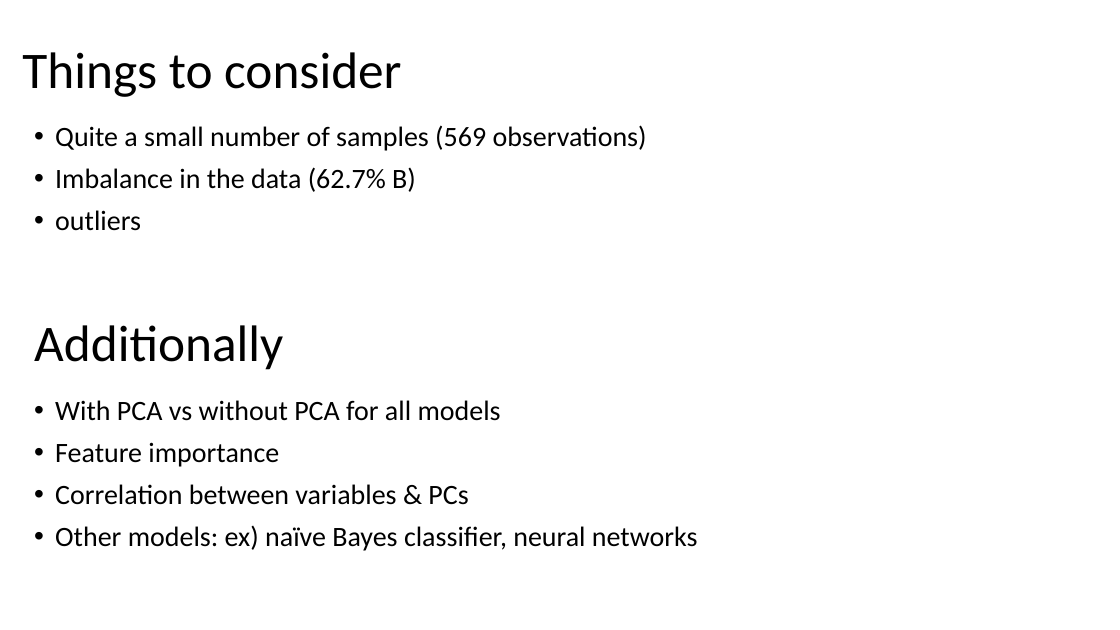
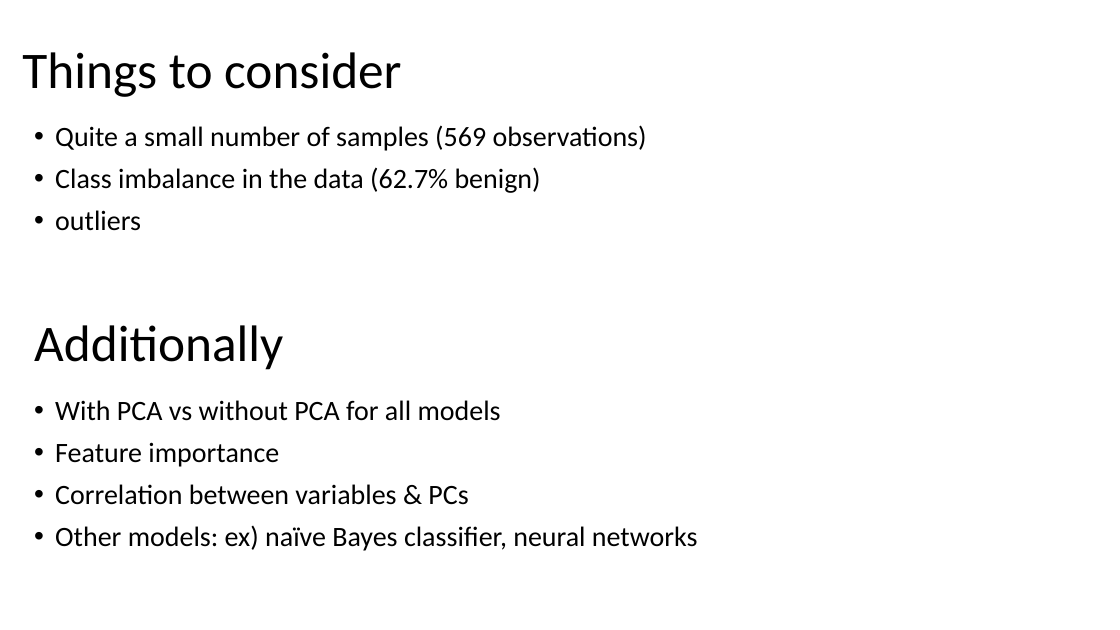
Before and after one commit to yoonichung/BreastCancerPrediction, a slide deck: slide 15 of Team7.pptx. Drawn at 1120x630 pixels with LibreOffice and Linux fonts; fonts in the diff are those of the drawing. Boxes give left, top, right and bottom in pixels: in the first picture for what was removed or moved away, otherwise in the second. Text is boxed around its words. In the diff, an @@ line names an element or a change of style, - is before the commit and + after.

```diff
--- a/Team7.pptx
+++ b/Team7.pptx
@@ text at bbox=[55, 167, 541, 193]: text changed @@
-• Imbalance in the data (62.7% B)
+• Class imbalance in the data (62.7% benign)
```
